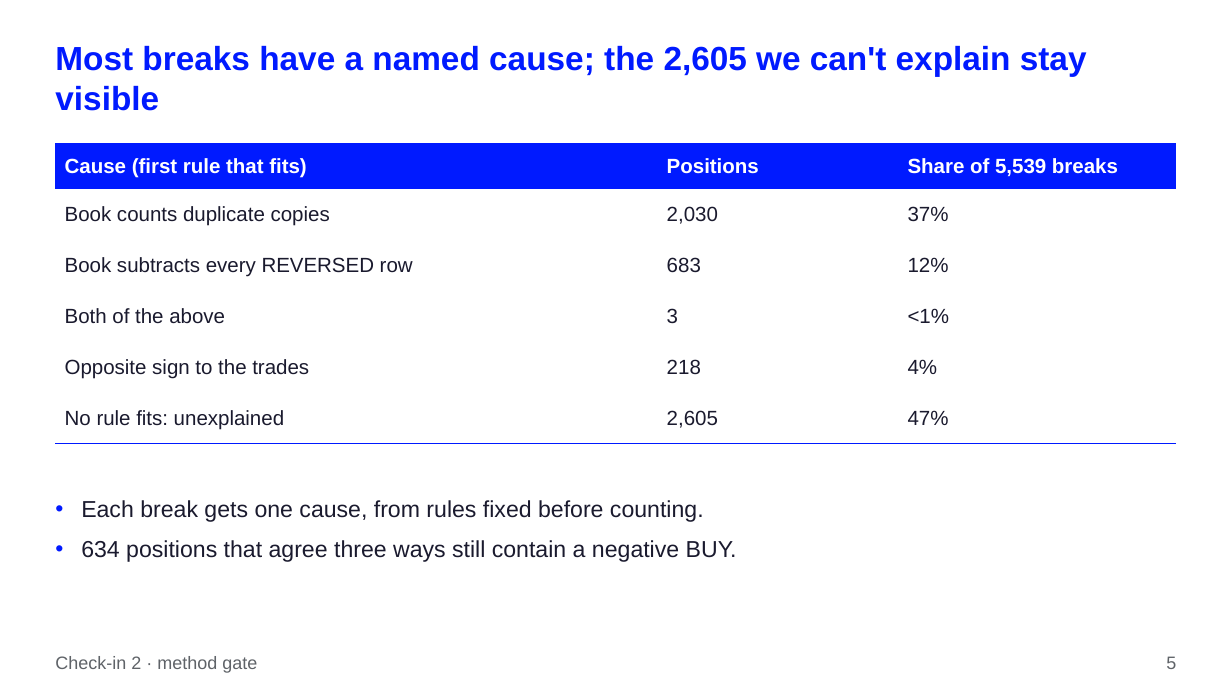
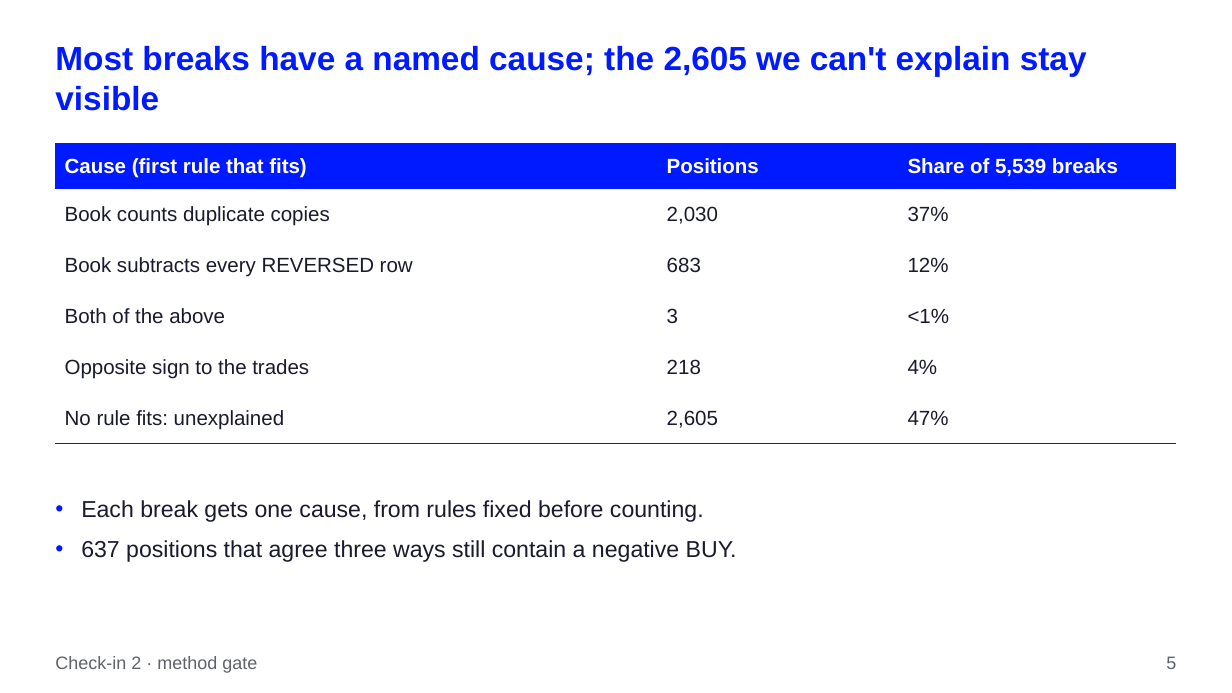
Before and after one commit to KevinRusu/BC-State-Street-Case-Competition, a slide deck: slide 6 of docs/checkins/checkin2/Checkin2.pptx. Drawn at 1232x693 pixels with LibreOffice and Linux fonts; fonts in the diff are those of the drawing. Boxes give left, top, right and bottom in pixels: in the first picture for what was removed or moved away, otherwise in the second. Text is boxed around its words. In the diff, an @@ line names an element or a change of style, - is before the commit and + after.

```diff
--- a/docs/checkins/checkin2/Checkin2.pptx
+++ b/docs/checkins/checkin2/Checkin2.pptx
@@ text at [81,540,737,562]: text changed @@
-• 634 positions that agree three ways still contain a negative BUY.
+• 637 positions that agree three ways still contain a negative BUY.
```
Also in this commit, not shown: 2 other slides changed, 13 other files.
